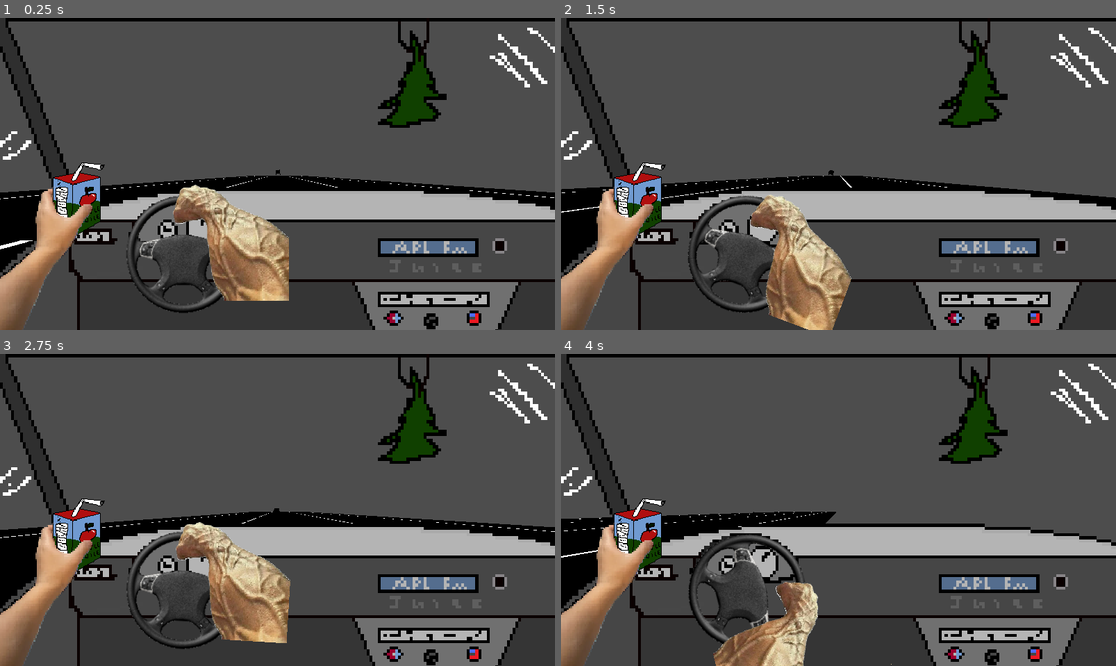
Above: before the commit, frames 1-4 (two rows, left to right).
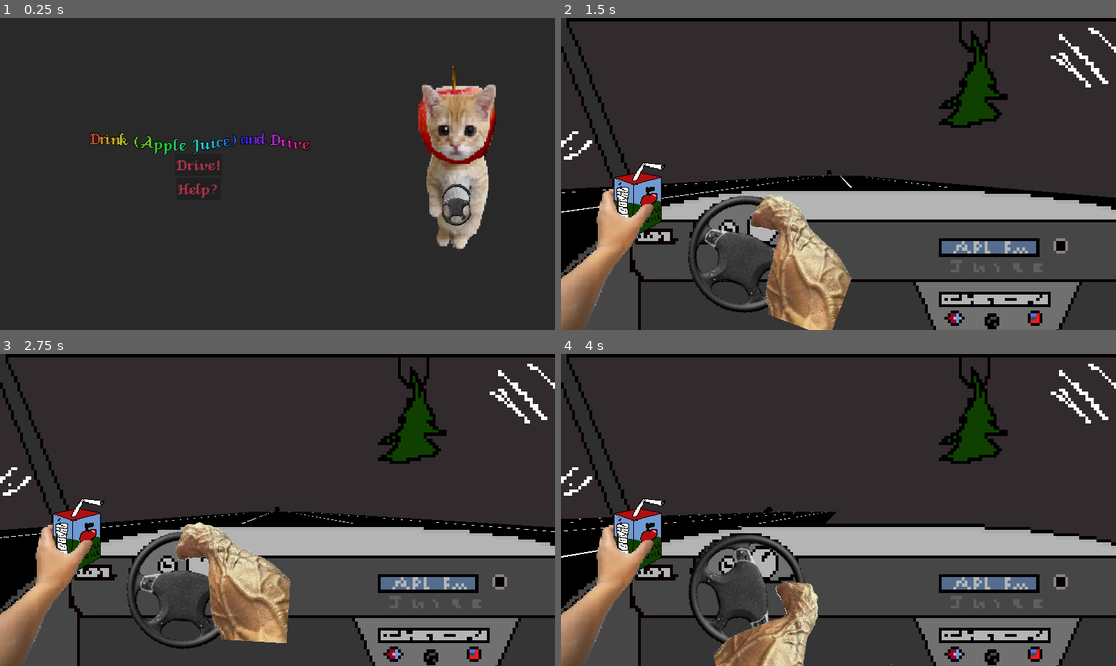
Above: after the commit, the same moments.

Repository: Gingerismycat/Brackeys-2025
Game: Godot game, scene res://nodes/menu nodes/main_menu.tscn
The game is run twice, just before and just after one commit, with the same random seed, the same clock (stepped at 60 frames per second) and the same inputs. Before the commit the project starts from res://nodes/test3d.tscn.
Inputs (mouse positions are in pixels of both pictures, inside the frame that each line leads up to):
- Up to frame 1 (0.25 s): no input
- Up to frame 2 (1.5 s): click (760, 164) at 0.5 s, where only the run after the commit has a clickable "Drive!"; hold D (Right) from 1.28 s (still down); tap Q (Drink) at 1.35 s
- Up to frame 3 (2.75 s): release D (Right) at 2.03 s; hold A (Left) from 2.03 s (still down); tap Q (Drink) at 2.1 s
- Up to frame 4 (4 s): release A (Left) at 2.78 s; hold D (Right) from 2.78 s (still down); tap Q (Drink) at 2.85, 3.6 s

The runs differ from the first frame. In frame 1, 89% of the frame differs, in the area x 0-100%, y 0-100%; in frame 2, 48%; in frame 3, 47%; in frame 4, 48%.

Commit message:
Main Menu and Help Menu

Diff:
--- /dev/null
+++ b/nodes/menu nodes/help_menu.tscn
@@ -0,0 +1,82 @@
+[gd_scene load_steps=7 format=3 uid="uid://dgygj30b6w7p6"]
+
+[ext_resource type="Texture2D" uid="uid://so65xq285nvr" path="res://images/road2.png" id="1_p7l81"]
+[ext_resource type="FontFile" uid="uid://ck0tnifr21q07" path="res://fonts/VeniceClassic.ttf" id="2_hvvpq"]
+[ext_resource type="Texture2D" uid="uid://crspkbguy66ns" path="res://images/drinking3.png" id="3_7b2qi"]
+[ext_resource type="Texture2D" uid="uid://bolpob5n6rvd" path="res://images/3dwheel.png" id="4_j8alb"]
+[ext_resource type="Texture2D" uid="uid://dy31hvgbdtclx" path="res://images/car.png" id="5_gjo2p"]
+[ext_resource type="Script" path="res://scripts/menu scripts/return_button.gd" id="6_q2n1k"]
+
+[node name="HelpMenu" type="Control"]
+layout_mode = 3
+anchors_preset = 15
+anchor_right = 1.0
+anchor_bottom = 1.0
+grow_horizontal = 2
+grow_vertical = 2
+
+[node name="Road2" type="Sprite2D" parent="."]
+position = Vector2(707, 381)
+scale = Vector2(9.41802, 7.99215)
+texture = ExtResource("1_p7l81")
+
+[node name="RichTextLabel" type="RichTextLabel" parent="."]
+layout_mode = 1
+anchors_preset = 14
+anchor_top = 0.5
+anchor_right = 1.0
+anchor_bottom = 0.5
+offset_top = -256.0
+offset_bottom = 352.0
+grow_horizontal = 2
+grow_vertical = 2
+scale = Vector2(0.764815, 0.764815)
+theme_override_fonts/normal_font = ExtResource("2_hvvpq")
+theme_override_font_sizes/normal_font_size = 38
+text = " - Use arrow keys or A and D to move right or left!
+
+
+
+
+- Press Q to drink the apple juice. Doing so increases your Funny Meter!
+
+
+
+
+ - Avoid the cars or you lose!
+
+
+
+
+- Cars move faster as time passes!"
+fit_content = true
+
+[node name="DrinkingImg" type="Sprite2D" parent="."]
+position = Vector2(929, 217)
+scale = Vector2(0.304311, 0.304311)
+texture = ExtResource("3_7b2qi")
+
+[node name="3Dwheel" type="Sprite2D" parent="."]
+position = Vector2(703, 85)
+scale = Vector2(0.150716, 0.150716)
+texture = ExtResource("4_j8alb")
+
+[node name="Car" type="Sprite2D" parent="."]
+position = Vector2(546, 427)
+scale = Vector2(0.778136, 0.778136)
+texture = ExtResource("5_gjo2p")
+
+[node name="Return Button" type="Button" parent="."]
+layout_mode = 0
+offset_left = 774.0
+offset_top = 552.0
+offset_right = 1122.0
+offset_bottom = 598.0
+theme_override_colors/font_hover_color = Color(3.82639e-06, 0.549889, 3.85046e-07, 1)
+theme_override_colors/font_color = Color(0.46885, 0.681163, 0.396291, 1)
+theme_override_fonts/font = ExtResource("2_hvvpq")
+theme_override_font_sizes/font_size = 38
+text = "Return to Main Menu?"
+script = ExtResource("6_q2n1k")
+
+[connection signal="pressed" from="Return Button" to="Return Button" method="_on_pressed"]
--- /dev/null
+++ b/nodes/menu nodes/main_menu.tscn
@@ -0,0 +1,91 @@
+[gd_scene load_steps=8 format=3 uid="uid://v13kgu044cp5"]
+
+[ext_resource type="Texture2D" uid="uid://so65xq285nvr" path="res://images/road2.png" id="1_t5peh"]
+[ext_resource type="FontFile" uid="uid://ck0tnifr21q07" path="res://fonts/VeniceClassic.ttf" id="2_l7fgt"]
+[ext_resource type="Script" path="res://scripts/menu scripts/drive_button.gd" id="3_ee40b"]
+[ext_resource type="Texture2D" uid="uid://5vac3fegio76" path="res://images/ElGato_transparentwithwheel.png" id="4_34h7i"]
+[ext_resource type="Script" path="res://scripts/menu scripts/help_button.gd" id="4_xpaa5"]
+[ext_resource type="Texture2D" uid="uid://ena1l8x7b4ym" path="res://images/ElGato_transparentwithwheelwide.png" id="5_oiub2"]
+
+[sub_resource type="SpriteFrames" id="SpriteFrames_yney0"]
+animations = [{
+"frames": [{
+"duration": 0.8,
+"texture": ExtResource("4_34h7i")
+}, {
+"duration": 0.8,
+"texture": ExtResource("5_oiub2")
+}],
+"loop": true,
+"name": &"default",
+"speed": 8.0
+}]
+
+[node name="MainMenu" type="Node2D"]
+
+[node name="MainMenu" type="Control" parent="."]
+layout_mode = 3
+anchors_preset = 0
+offset_left = 648.0
+offset_top = 393.0
+offset_right = 688.0
+offset_bottom = 433.0
+
+[node name="Road2" type="Sprite2D" parent="MainMenu"]
+position = Vector2(56, -119)
+scale = Vector2(6.86805, 2.64063)
+texture = ExtResource("1_t5peh")
+
+[node name="VBoxContainer" type="VBoxContainer" parent="MainMenu"]
+layout_mode = 0
+offset_left = -473.0
+offset_top = -155.0
+offset_right = 1.0
+offset_bottom = -15.0
+
+[node name="RichTextLabel" type="RichTextLabel" parent="MainMenu/VBoxContainer"]
+texture_filter = 1
+clip_contents = false
+layout_mode = 2
+size_flags_horizontal = 4
+theme_override_colors/default_color = Color(0.792963, 0.5396, 0.597794, 1)
+theme_override_colors/font_outline_color = Color(0, 0, 0, 1)
+theme_override_constants/outline_size = 5
+theme_override_fonts/normal_font = ExtResource("2_l7fgt")
+theme_override_font_sizes/normal_font_size = 39
+bbcode_enabled = true
+text = "[rainbow freq=.1][tornado radius=7 freq=10] Drink (Apple Juice) and Drive"
+fit_content = true
+autowrap_mode = 0
+tab_size = 5
+
+[node name="DriveButton" type="Button" parent="MainMenu/VBoxContainer"]
+layout_mode = 2
+size_flags_horizontal = 4
+theme_override_colors/font_hover_color = Color(5.94415e-06, 0.613276, 0.141151, 1)
+theme_override_colors/font_color = Color(0.698124, 0.196142, 0.298485, 1)
+theme_override_fonts/font = ExtResource("2_l7fgt")
+theme_override_font_sizes/font_size = 38
+text = "Drive!"
+script = ExtResource("3_ee40b")
+
+[node name="HelpButton" type="Button" parent="MainMenu/VBoxContainer"]
+layout_mode = 2
+size_flags_horizontal = 4
+size_flags_vertical = 4
+theme_override_colors/font_hover_color = Color(0, 0.611765, 0.141176, 1)
+theme_override_colors/font_color = Color(0.680476, 0.188485, 0.288958, 1)
+theme_override_fonts/font = ExtResource("2_l7fgt")
+theme_override_font_sizes/font_size = 38
+text = "Help?"
+script = ExtResource("4_xpaa5")
+
+[node name="cat" type="AnimatedSprite2D" parent="MainMenu/VBoxContainer"]
+position = Vector2(788, 44)
+scale = Vector2(0.580997, 0.732706)
+sprite_frames = SubResource("SpriteFrames_yney0")
+autoplay = "default"
+frame_progress = 0.554116
+
+[connection signal="pressed" from="MainMenu/VBoxContainer/DriveButton" to="MainMenu/VBoxContainer/DriveButton" method="_on_pressed"]
+[connection signal="pressed" from="MainMenu/VBoxContainer/HelpButton" to="MainMenu/VBoxContainer/HelpButton" method="_on_pressed"]
--- a/project.godot
+++ b/project.godot
@@ -11,7 +11,7 @@
 [application]
 
 config/name="Brackey's 2025.1"
-run/main_scene="res://nodes/test3d.tscn"
+run/main_scene="res://nodes/menu nodes/main_menu.tscn"
 config/features=PackedStringArray("4.3", "Forward Plus")
 config/icon="res://icon.svg"
 
@@ -42,3 +42,4 @@
 [rendering]
 
 textures/canvas_textures/default_texture_filter=0
+environment/defaults/default_clear_color=Color(0.191882, 0.169511, 0.179566, 1)
--- /dev/null
+++ b/scripts/menu scripts/drive_button.gd
@@ -0,0 +1,6 @@
+extends Button
+
+
+func _on_pressed():
+	Drunkness.drunk = 0
+	get_tree().change_scene_to_file("res://nodes/test3d.tscn")
--- /dev/null
+++ b/scripts/menu scripts/help_button.gd
@@ -0,0 +1,6 @@
+extends Button
+
+
+# Called every frame. 'delta' is the elapsed time since the previous frame.
+func _on_pressed():
+	get_tree().change_scene_to_file("res://nodes/menu nodes/help_menu.tscn")
--- /dev/null
+++ b/scripts/menu scripts/return_button.gd
@@ -0,0 +1,8 @@
+extends Button
+
+
+
+
+
+func _on_pressed():
+	get_tree().change_scene_to_file("res://nodes/menu nodes/main_menu.tscn")
Binary file added: fonts/VeniceClassic.ttf
Not shown, added: fonts/VeniceClassic.ttf.import
Binary file added: images/ElGato_transparentwithwheel.png
Not shown, added: images/ElGato_transparentwithwheel.png.import
Binary file added: images/ElGato_transparentwithwheelwide.png
Not shown, added: images/ElGato_transparentwithwheelwide.png.import
Binary file added: images/car.png
Not shown, added: images/car.png.import
